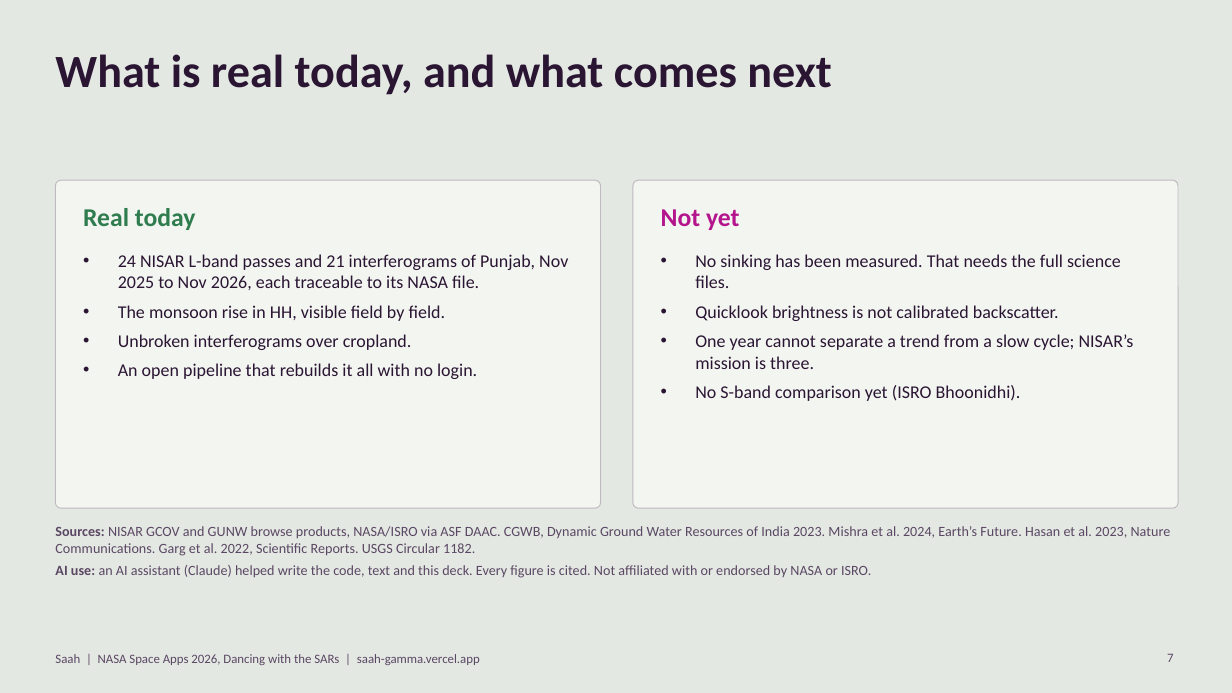
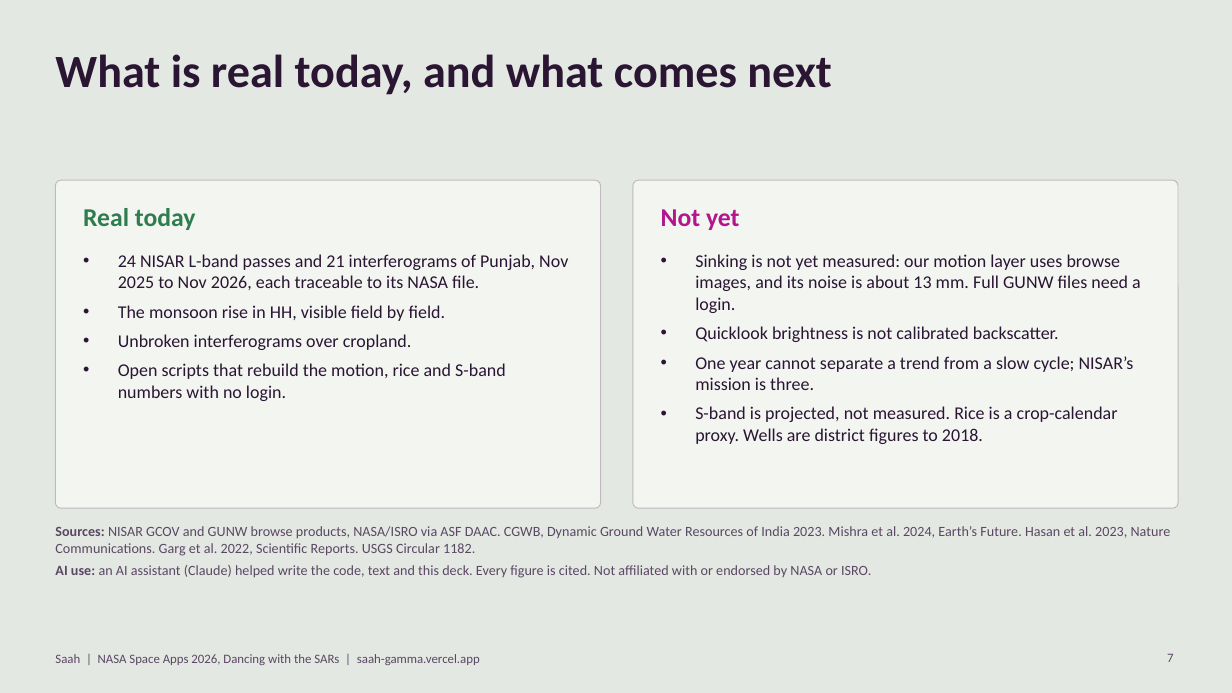
Before and after one commit to SoulBreaker9/Big-Hero-7, a slide deck: slide 7 of deck/Saah-SpaceApps-2026.pptx. Drawn at 1232x693 pixels with LibreOffice and Linux fonts; fonts in the diff are those of the drawing. Boxes give left, top, right and bottom in pixels: in the first picture for what was removed or moved away, otherwise in the second. Text is boxed around its words. In the diff, an @@ line names an element or a change of style, - is before the commit and + after.

Commit message:
feat: ground motion layer, S-band projection, rice test, well ground truth, updated deck

```diff
--- a/deck/Saah-SpaceApps-2026.pptx
+++ b/deck/Saah-SpaceApps-2026.pptx
@@ text at [695, 254, 1141, 313]: text changed @@
-• No sinking has been measured. That needs the full science files.
+• Sinking is not yet measured: our motion layer uses browse images, and its noise is about 13 mm. Full GUNW files need a login.
@@ text at [118, 363, 506, 401]: text changed @@
-• An open pipeline that rebuilds it all with no login.
+• Open scripts that rebuild the motion, rice and S-band numbers with no login.
@@ text at [695, 406, 1118, 444]: text changed @@
-• No S-band comparison yet (ISRO Bhoonidhi).
+• S-band is projected, not measured. Rice is a crop-calendar proxy. Wells are district figures to 2018.
```
Also in this commit, not shown: 1 other slide changed, 26 other files.
